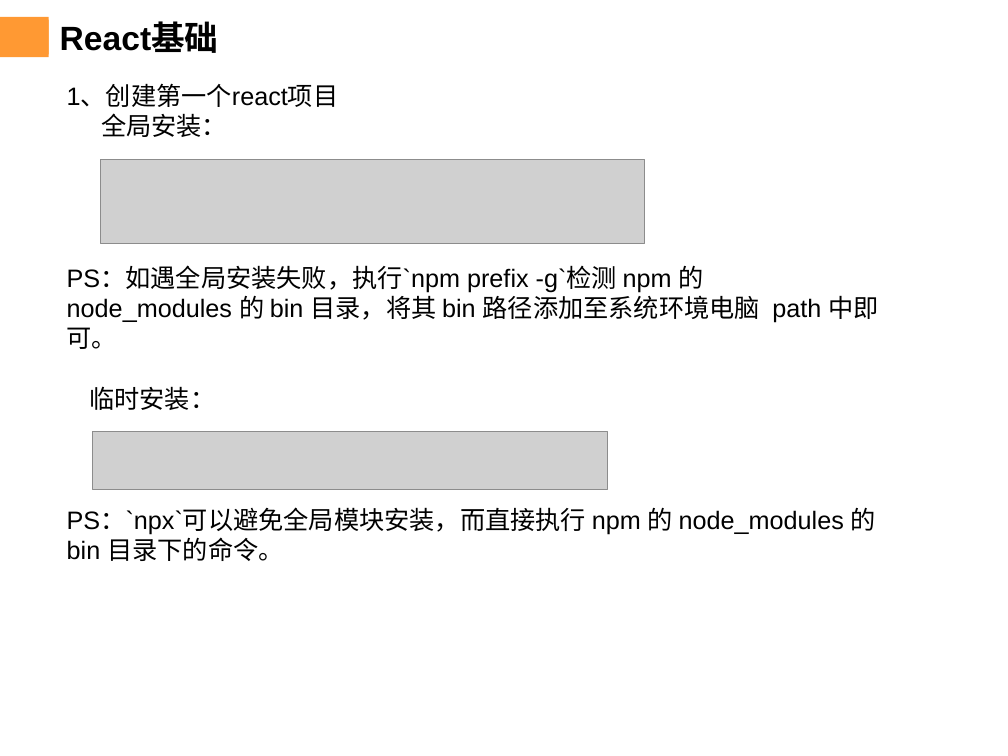
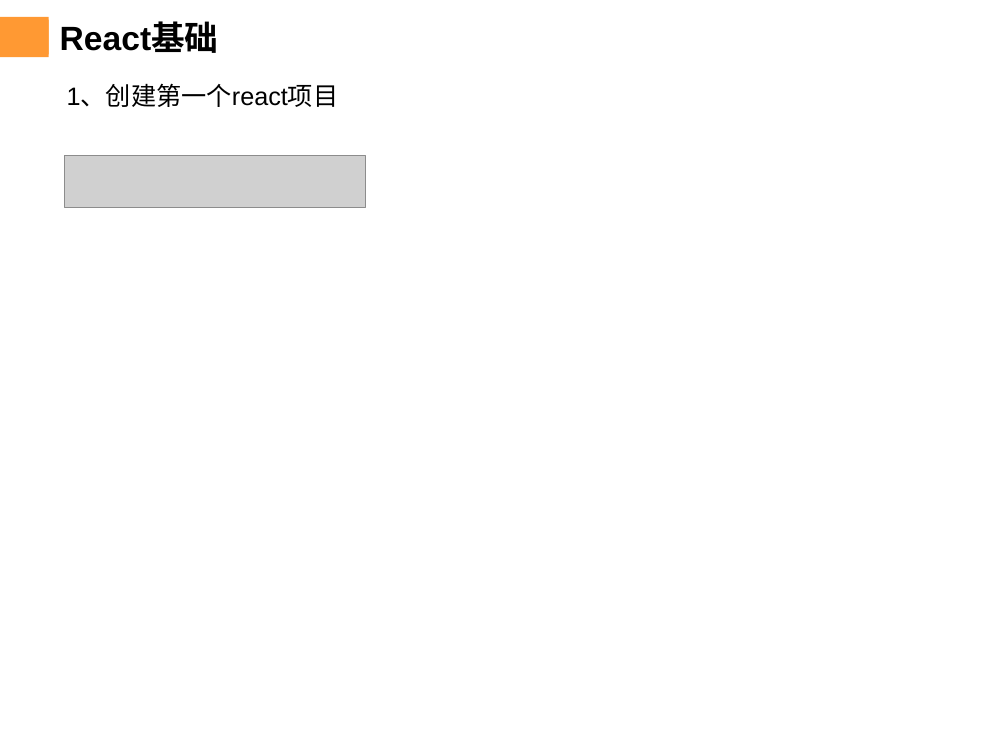
Before and after one commit to chenqiuli/JY-peixun-1, a slide deck: slide 7 of PPT内容-20240103.pptx. Drawn at 1008x756 pixels with LibreOffice and Linux fonts; fonts in the diff are those of the drawing; grey boxes stand for pictures; background and template pictures are left out. Boxes give left, top, right and bottom in pixels: in the first picture for what was removed or moved away, otherwise in the second. Text is boxed around its words. In the diff, an @@ line names an element or a change of style, - is before the commit and + after.

```diff
--- a/PPT内容-20240103.pptx
+++ b/PPT内容-20240103.pptx
@@ text at (x1=67, y1=113, x2=878, y2=561): paragraphs removed @@
-全局安装：
-PS：如遇全局安装失败，执行`npm prefix -g`检测 npm 的 node_modules 的 bin 目录，将其 bin 路径添加至系统环境电脑 path 中即可。
-临时安装：
-PS：`npx`可以避免全局模块安装，而直接执行 npm 的 node_modules 的 bin 目录下的命令。
@@ picture added at (x1=65, y1=155, x2=365, y2=207) @@
@@ picture removed at (x1=101, y1=159, x2=645, y2=243) @@
@@ picture removed at (x1=93, y1=431, x2=607, y2=489) @@
```
Also in this commit, not shown: 1 other file.
